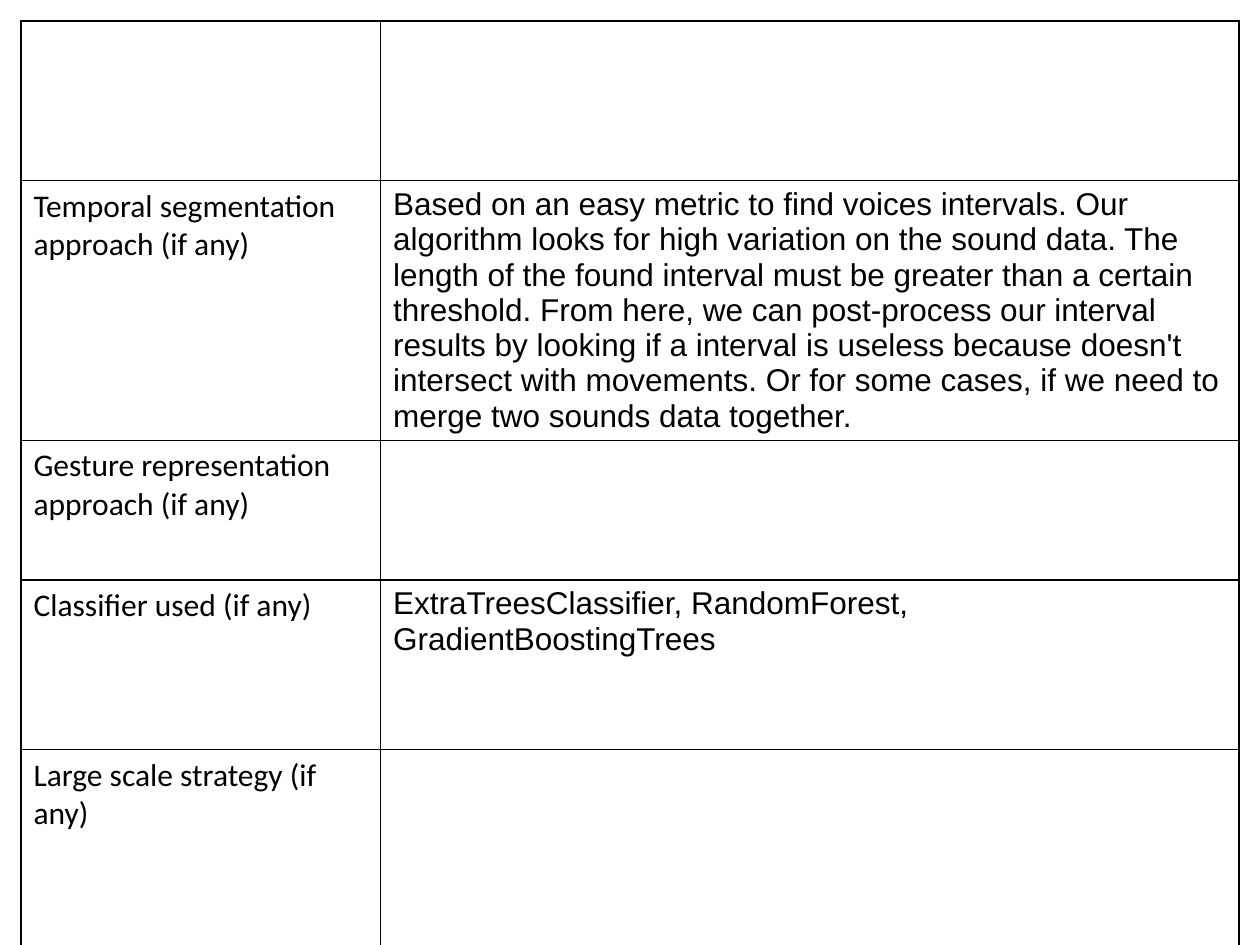
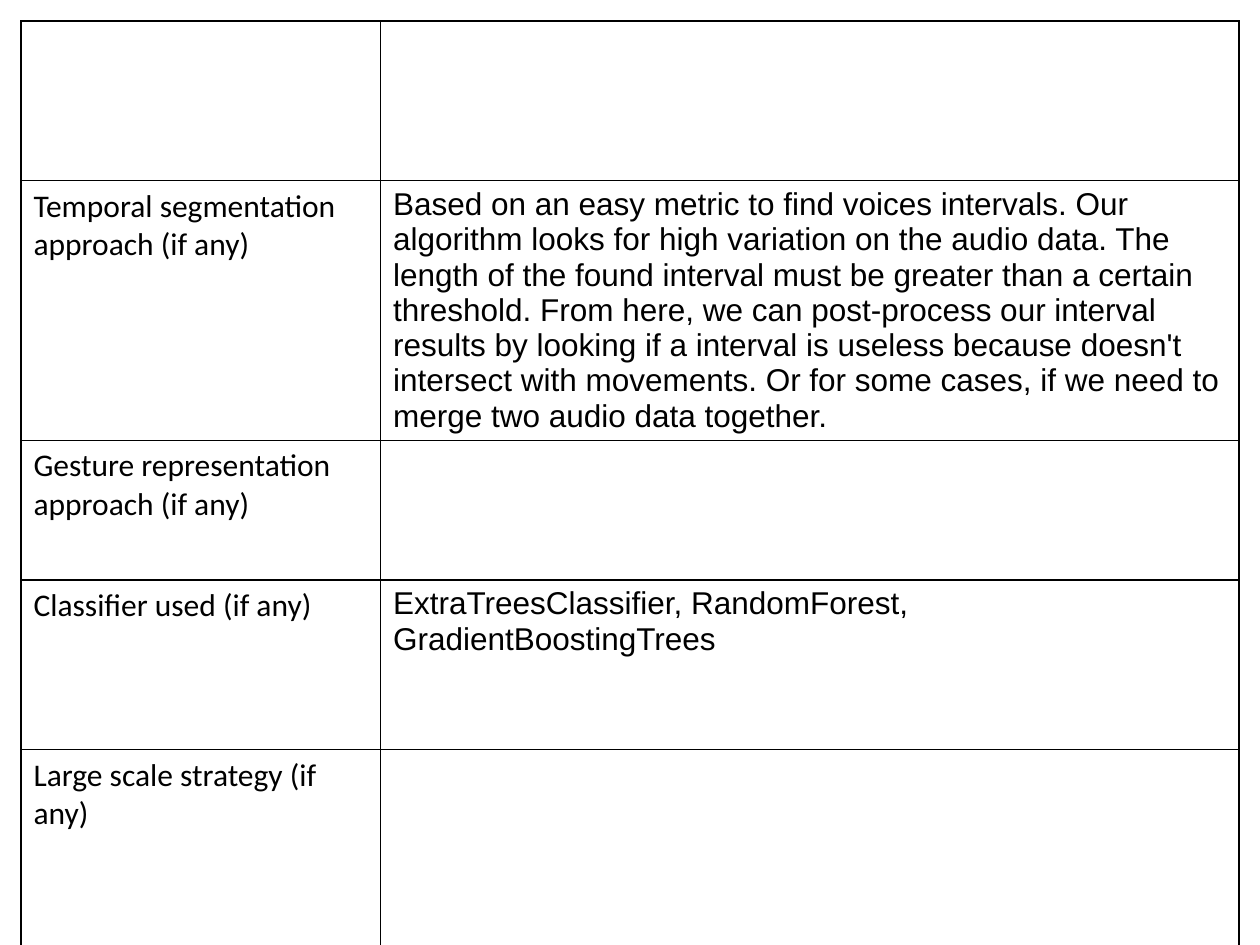
Before and after one commit to thierry-silbermann/MultiModalGestureRecognition, a slide deck: slide 4 of Fact sheet ChaLearn Multimodal Gesture Recognition.pptx. Drawn at 1260x945 pixels with LibreOffice and Linux fonts; fonts in the diff are those of the drawing. Boxes give left, top, right and bottom in pixels: in the first picture for what was removed or moved away, otherwise in the second. Text is boxed around its words. In the diff, an @@ line names an element or a change of style, - is before the commit and + after.

```diff
--- a/Fact sheet ChaLearn Multimodal Gesture Recognition.pptx
+++ b/Fact sheet ChaLearn Multimodal Gesture Recognition.pptx
@@ table at (x1=21, y1=21, x2=1239, y2=925) @@
-row 2, column 2: Based on an easy metric to find voices intervals. Our algorithm looks for high variation on the sound data. The length of the found interval must be greater than a certain threshold. From here, we can post-process our interval results by looking if a interval is useless because doesn't intersect with movements. Or for some cases, if we need to merge two sounds data together.
+row 2, column 2: Based on an easy metric to find voices intervals. Our algorithm looks for high variation on the audio data. The length of the found interval must be greater than a certain threshold. From here, we can post-process our interval results by looking if a interval is useless because doesn't intersect with movements. Or for some cases, if we need to merge two audio data together.
```
